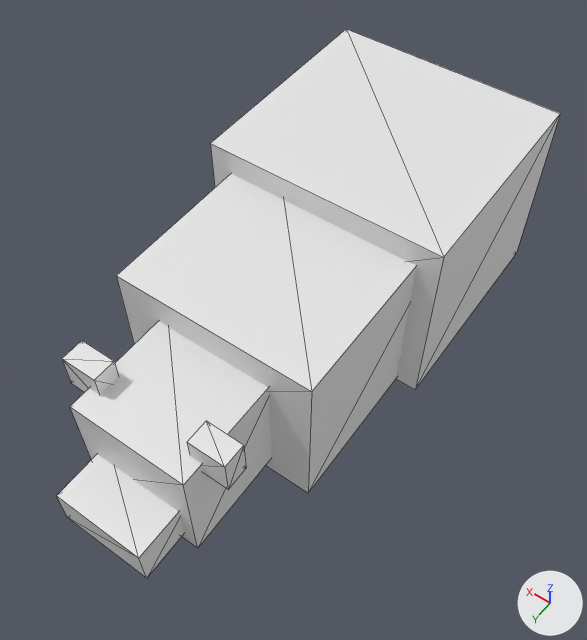
Renders of the COLLADA model models/polar_bear_body.dae from each side of a commit.
Both versions are drawn from a 50 mm camera at (-1.59, 2.52, 4.6) aimed at (-0.05, 0.35, 1.2). Arrows for +X, +Y and +Z are at lower right; the lights stay in place. Mesh edges are drawn as thin lines. Where no turn or scale is listed for an object, it has been applied to the vertices.
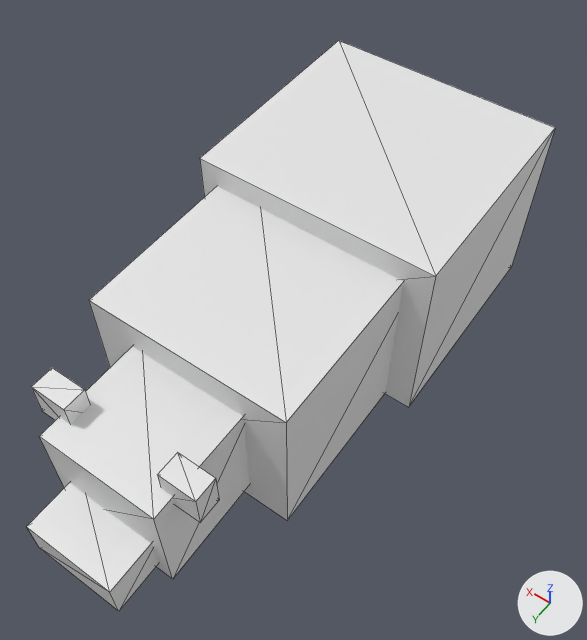
Pixel boxes [x1, y1, x2, y2] of what changed, in the pictures (587 x 640 px):
'Cube', moved
    before: [210, 29, 560, 390]
    after: [200, 40, 555, 407]
'Cube.001', moved
    before: [116, 174, 416, 493]
    after: [89, 186, 403, 521]
'Cube.002', moved
    before: [70, 321, 271, 548]
    after: [39, 347, 250, 579]
'Cube.003', moved
    before: [57, 454, 184, 578]
    after: [27, 483, 158, 611]
'Cube.004', moved
    before: [62, 341, 119, 395]
    after: [31, 368, 90, 424]
'ear left', added
    after: [158, 453, 219, 523]
'Cube.009', deleted
    before: [187, 421, 246, 489]

The change in detail:
Mesh me_cube_009_1 is new.
It is a box spanning x -1.0..1.0, y -1.0..1.0, z -1.0..1.0.
Object 'Cube.009' (ob_cube_009) is deleted.
Object 'Cube.004' (ob_cube_004) moves from (0.394, 1.329, 1.491) to (0.394, 1.516, 1.491).
Object 'Cube.003' (ob_cube_003) moves from (0.026, 1.611, 0.996) to (0.026, 1.798, 0.996).
Object 'Cube.002' (ob_cube_002) moves from (0.026, 1.181, 1.138) to (0.026, 1.368, 1.138).
Object 'Cube.001' (ob_cube_001) moves from (0.026, 0.276, 1.165) to (0.026, 0.463, 1.165).
Object 'Cube' (ob_cube) moves from (0.026, -0.624, 1.233) to (0.0, -0.504, 1.229).
Object 'ear left' (ob_ear_left) is new; it shows me_cube_009_1.
Its location is (-0.342, 1.516, 1.491).
Its rotation in degrees is (180, 0, 0).
Its scale is (-0.101, 0.0633, 0.101).
